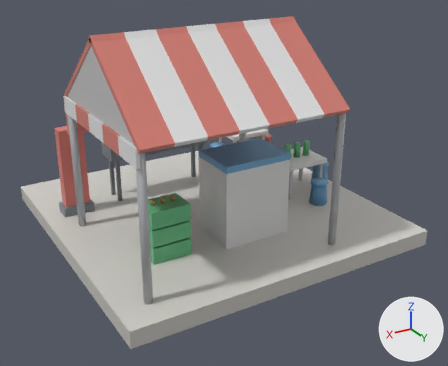
The glTF model county-tycoon/assets/resources/models3d/bbq.glb: old version first, new version second.
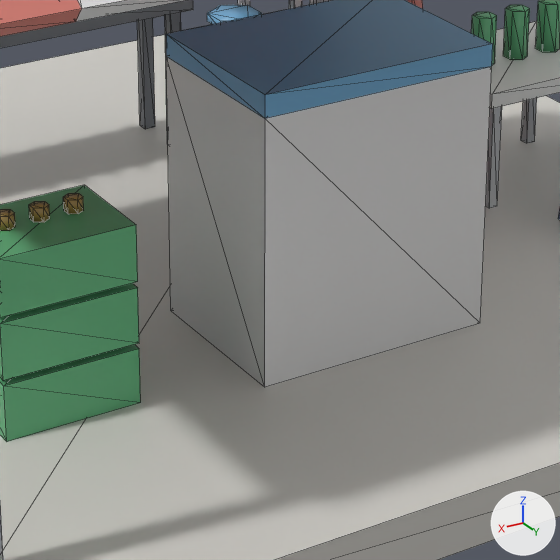
Each version is shown whole from a 50 mm camera at (1.432, 2.153, 0.951) aimed at (0.494, 0.589, 0.17), then close up on the part from 34% to 69% of the width and 38% to 81% of the height. The lights are fixed; the arrows at lower right show +X, +Y and +Z. The first two pictures are the older version. The close-ups show mesh edges as thin lines. Vertices at exactly the same position are counted once.

Script lines for the objects in view, before the commit:
```python
me_立方体 = bpy.data.meshes.new('立方体')
me_立方体.from_pydata(...)  # 2060 vertices, 3766 faces; spans x -0.5..0.5, y -0.5..0.5, z -0.025..0.657
# faces by material slot: [1326, 2440]
me_立方体.materials.append(mat_lit)
me_立方体.materials.append(mat_emit)
ob_bbq = bpy.data.objects.new('bbq', me_立方体)
ob_bbq.location = (0.5, 0.5, 0.025)
```
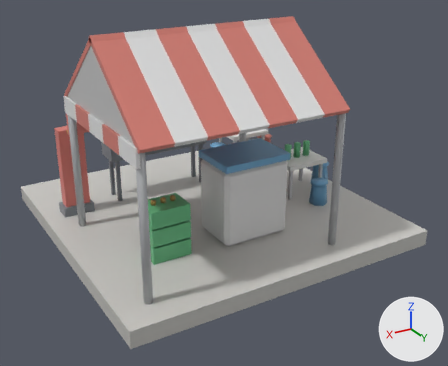
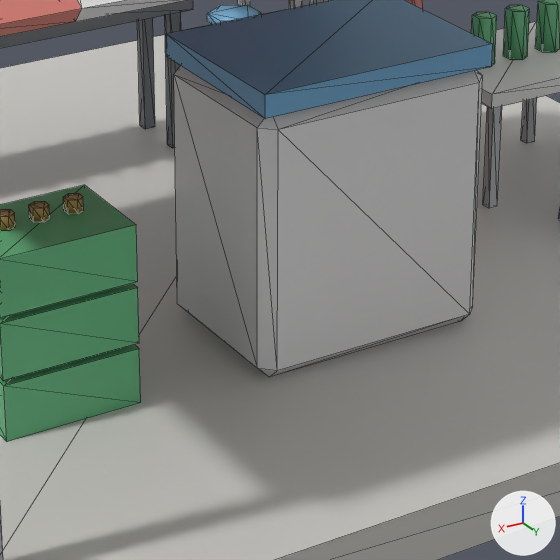
Where the newer file only moved an object's origin or applied its transform, the numbers keep the older frame.

Changed parts and their boxes (x1, y1, x2, y2) in the close-ups (560 x 560 px):
part 1 of me_立方体, added: after (174, 65, 483, 377)
part 2 of me_立方体, cut back: before (166, 56, 492, 387)
part 3 of me_立方体, edited (looks the same): (0, 0, 560, 560) in both

The change, as a list of edits to the scene's bpy script:
```text
Add mat_housing:
    mat_housing = bpy.data.materials.new('housing')
    # nodes: BsdfPrincipled, Mix, OutputMaterial, VertexColor
    # colours: white #e7e7e7, mixed with the vertex colours
Change me_立方体:
    used by ob_bbq; location = (0.5, 0.5, 0.025)
    remove me_立方体.from_pydata(...)  # 2060 vertices, 3766 faces; spans x -0.5..0.5, y -0.5..0.5, z -0.025..0.657
    add me_立方体.from_pydata(...)  # 2080 vertices, 3800 faces; spans x -0.5..0.5, y -0.5..0.5, z -0.025..0.657
    me_立方体 part 1: a new loose piece of 24 vertices spanning x -0.12..0.1, y 0.12..0.28, z 0.025..0.265, in mat_lit
    me_立方体 part 2
    4 vertices are removed from x -0.12..0.1, y 0.12..0.28, z 0.025
    12 faces are deleted
    2 new faces join them, mat_lit
    me_立方体 part 3: 380 faces spanning x -0.5..0.5, y -0.5..0.5, z -0.025..0.445 switch from mat_lit to mat_housing
    other edits to the shape of me_立方体 do not show in these pictures
```
